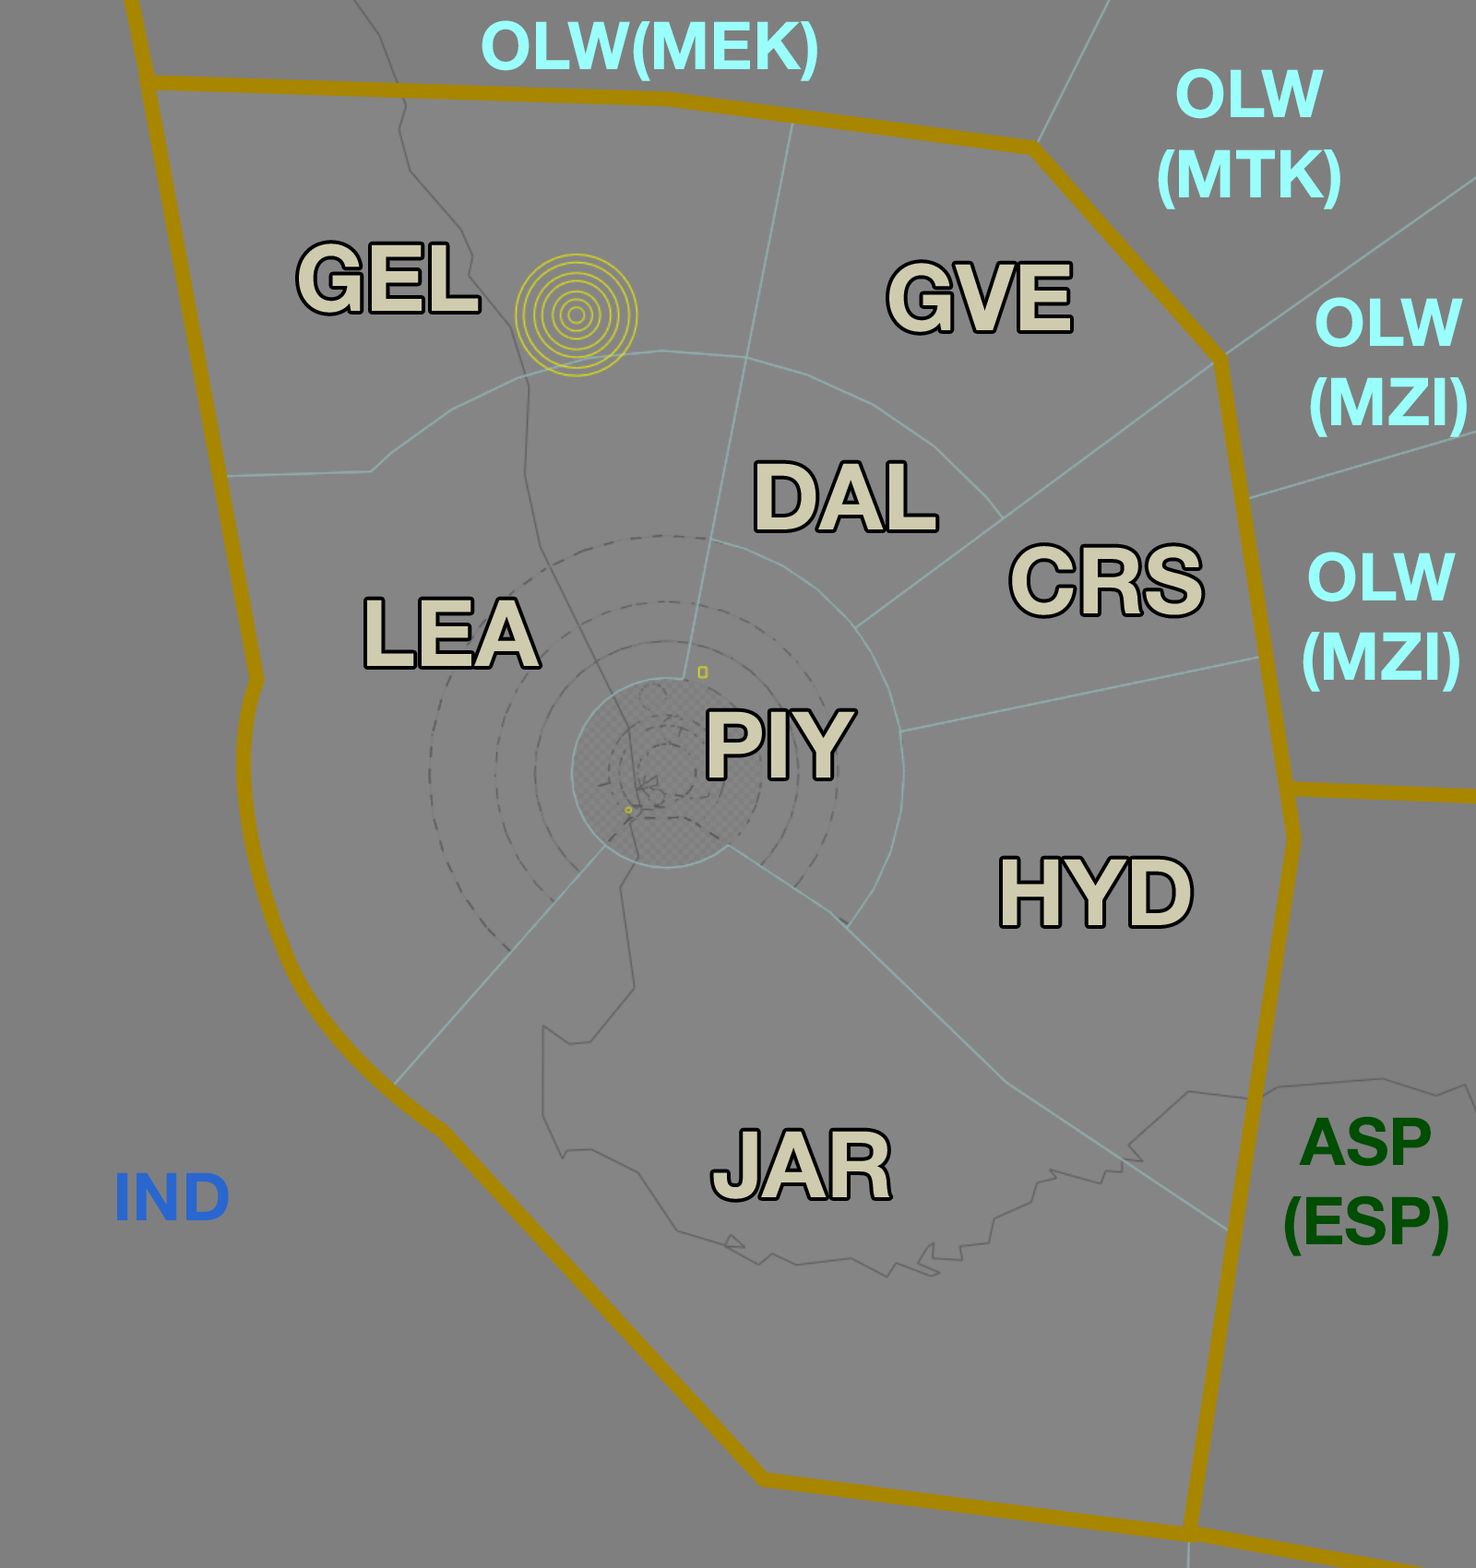
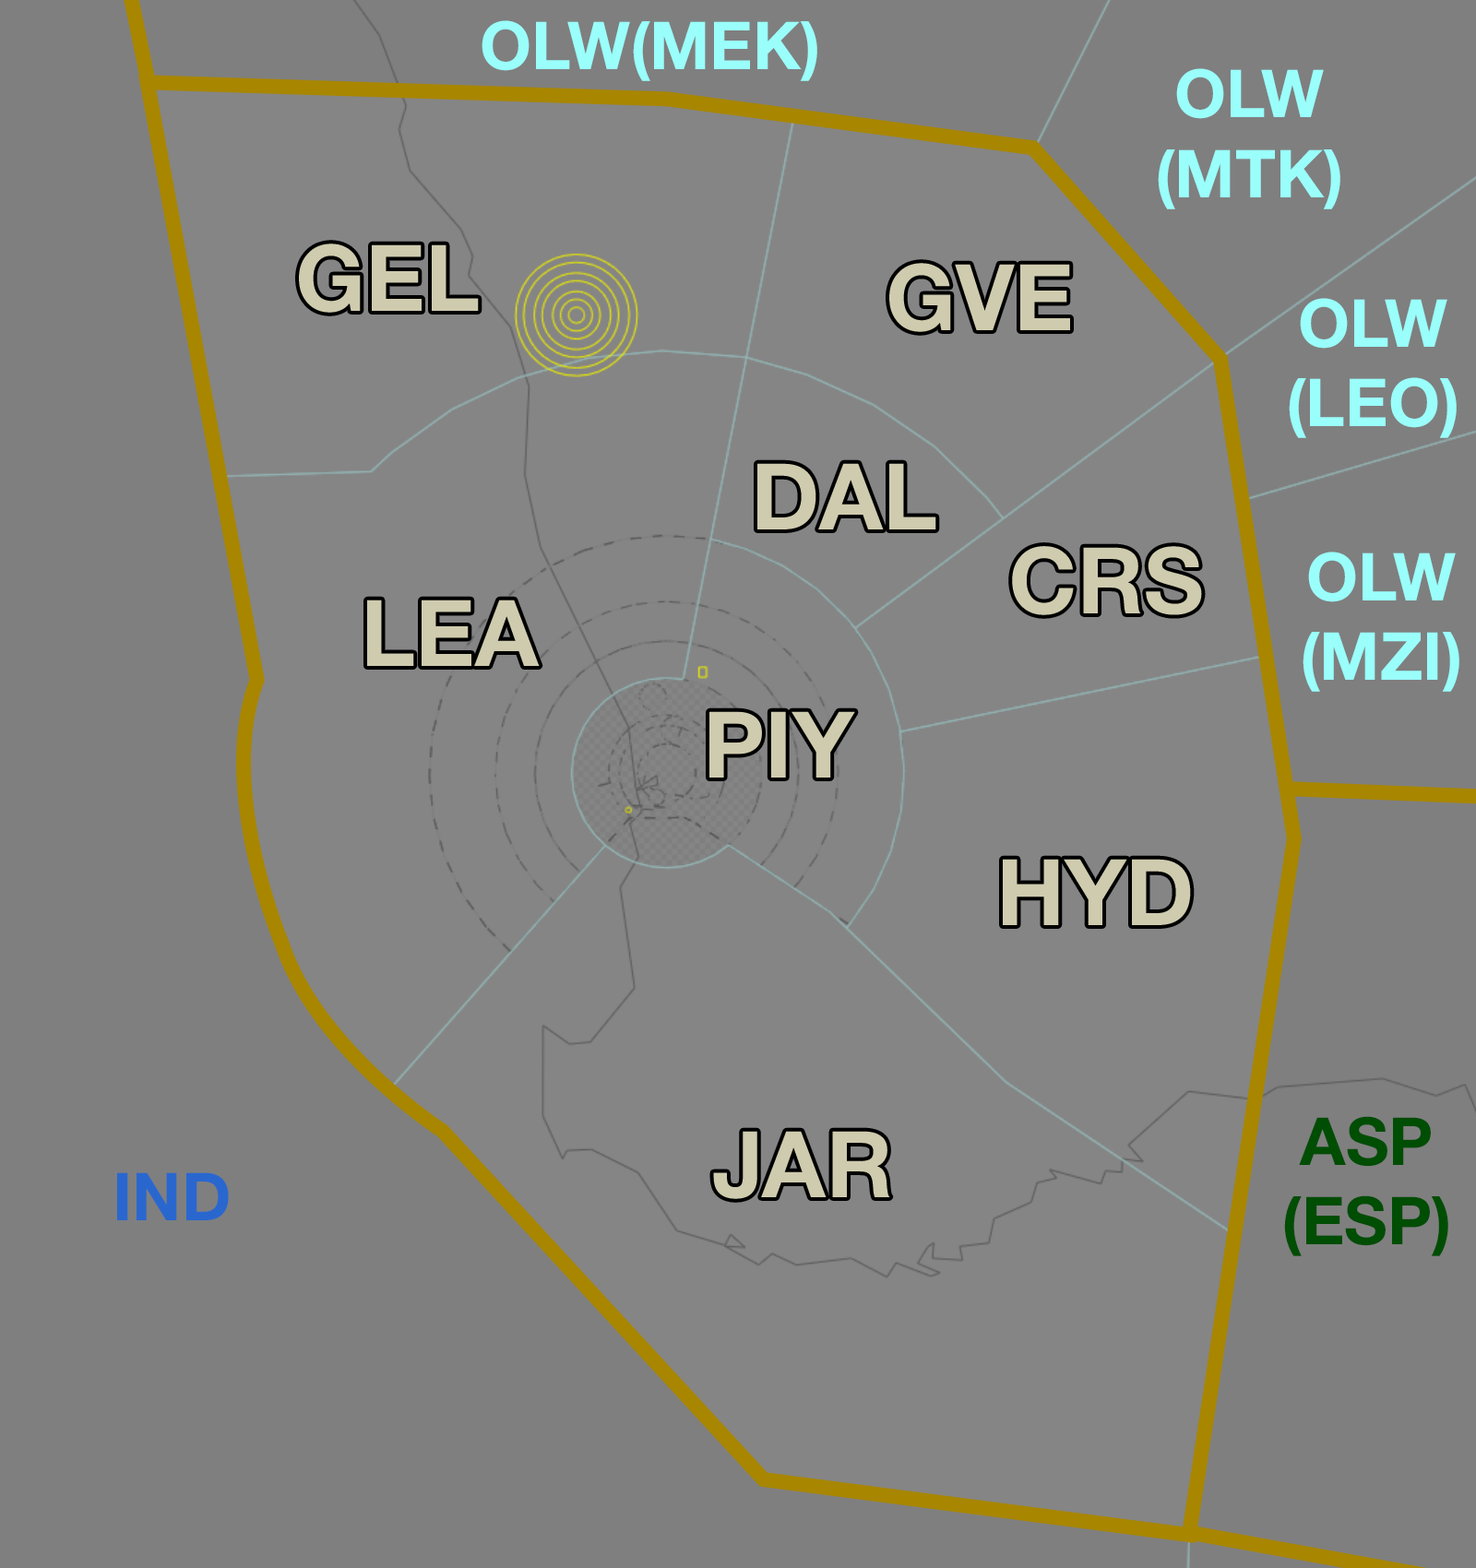
Layers edited between the first and the second 1476x1568 image:
renamed "OLW (MZI) copy" to "OLW (LEO)", painted on it over left=1288, top=296, right=1467, bottom=439